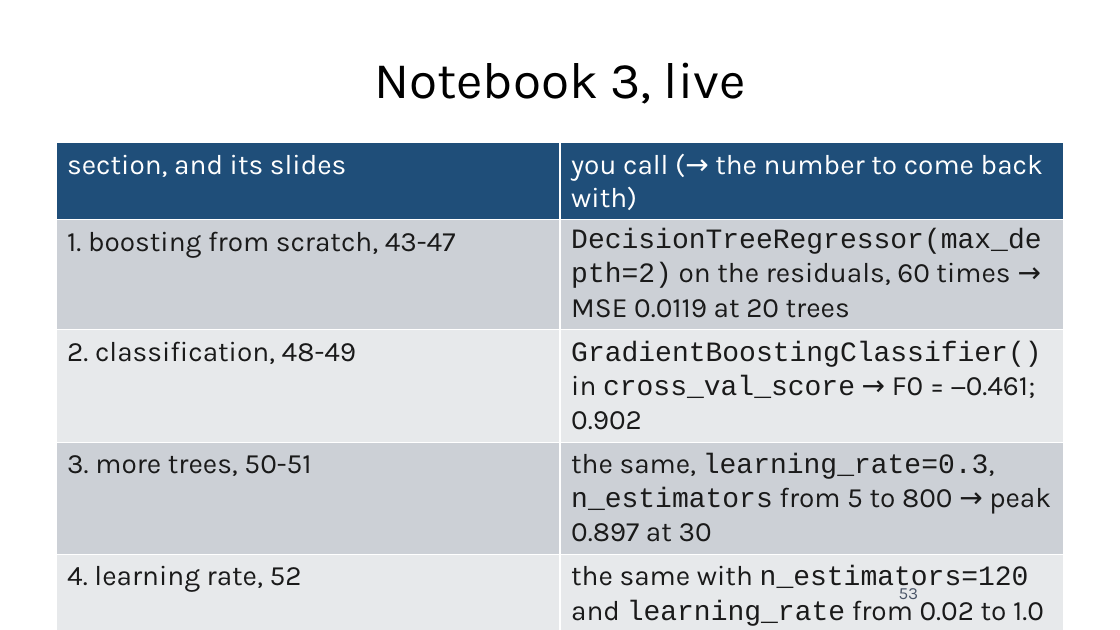
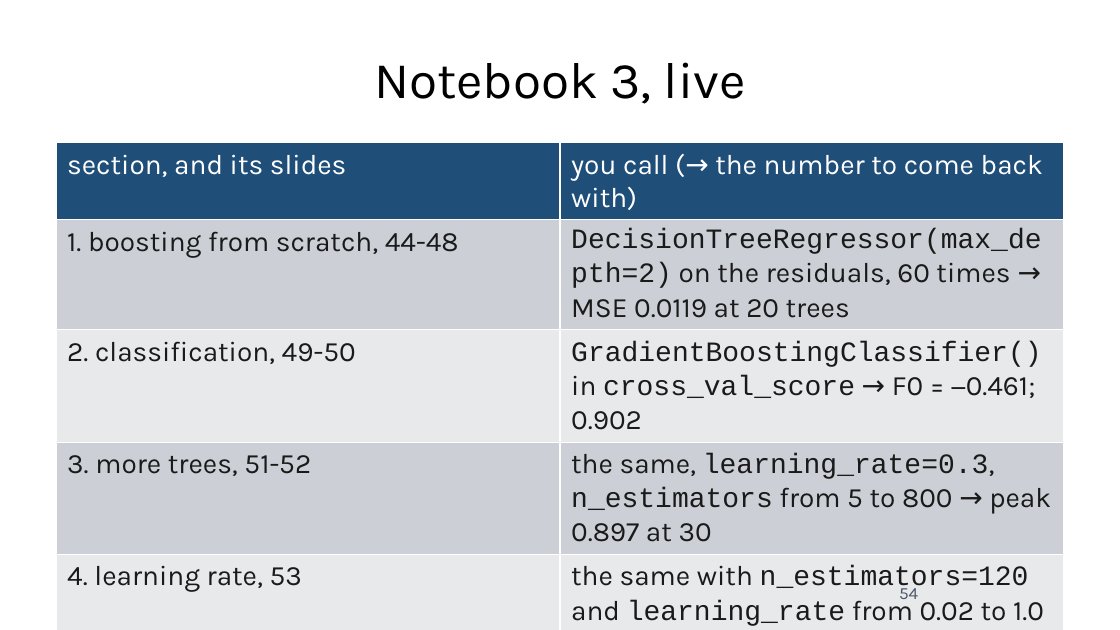
Before and after one commit to fabioantonini/technologies-for-artificial-intelligence, a slide deck: slide 54 of Lessons/07_trees_and_ensembles/Slides/trees_and_ensembles_slides.pptx (slide 53 before the commit). Drawn at 1120x630 pixels with LibreOffice and Linux fonts; fonts in the diff are those of the drawing; background and template pictures are left out. Boxes give left, top, right and bottom in pixels: in the first picture for what was removed or moved away, otherwise in the second. Text is boxed around its words. In the diff, an @@ line names an element or a change of style, - is before the commit and + after.

```diff
--- a/Lessons/07_trees_and_ensembles/Slides/trees_and_ensembles_slides.pptx
+++ b/Lessons/07_trees_and_ensembles/Slides/trees_and_ensembles_slides.pptx
@@ table at (56, 143, 1064, 630) @@
-row 2, column 1: 1. boosting from scratch, 43-47
+row 2, column 1: 1. boosting from scratch, 44-48
-row 3, column 1: 2. classification, 48-49
+row 3, column 1: 2. classification, 49-50
-row 4, column 1: 3. more trees, 50-51
+row 4, column 1: 3. more trees, 51-52
-row 5, column 1: 4. learning rate, 52
+row 5, column 1: 4. learning rate, 53
-row 6, column 1: 5. leaderboard, 54
+row 6, column 1: 5. leaderboard, 55
@@ page number at (899, 584, 918, 599): text changed @@
-53
+54
```
Also in this commit, not shown: 9 other slides changed, 3 slides added, 2 slides removed, 17 other files.
